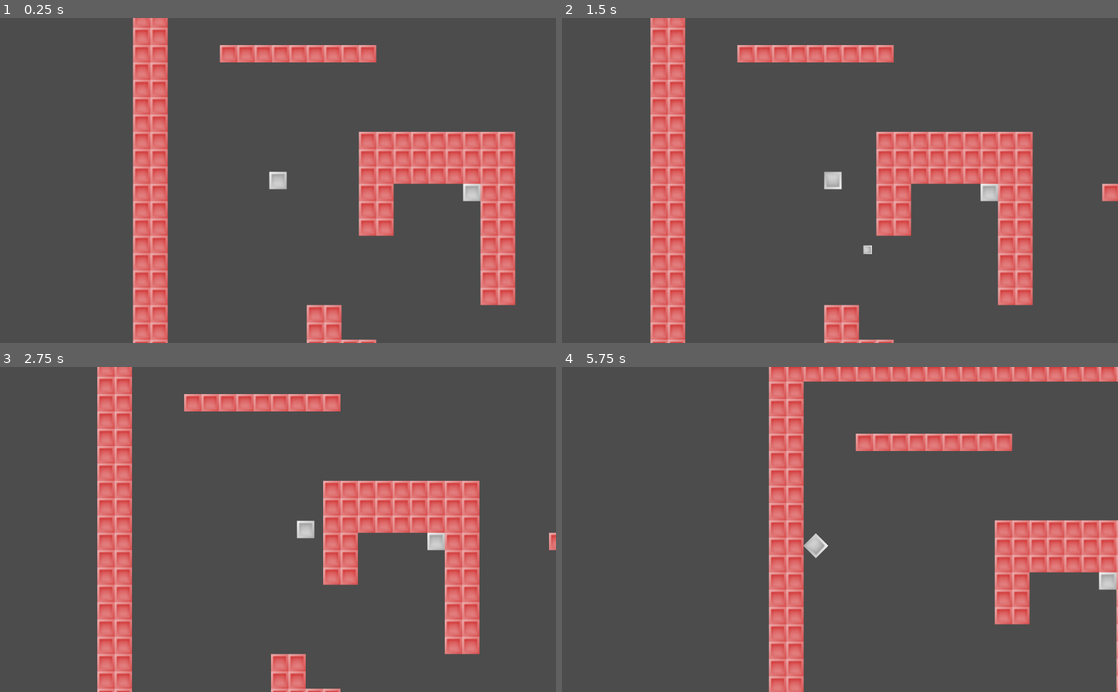
Above: before the commit, frames 1-4 (two rows, left to right).
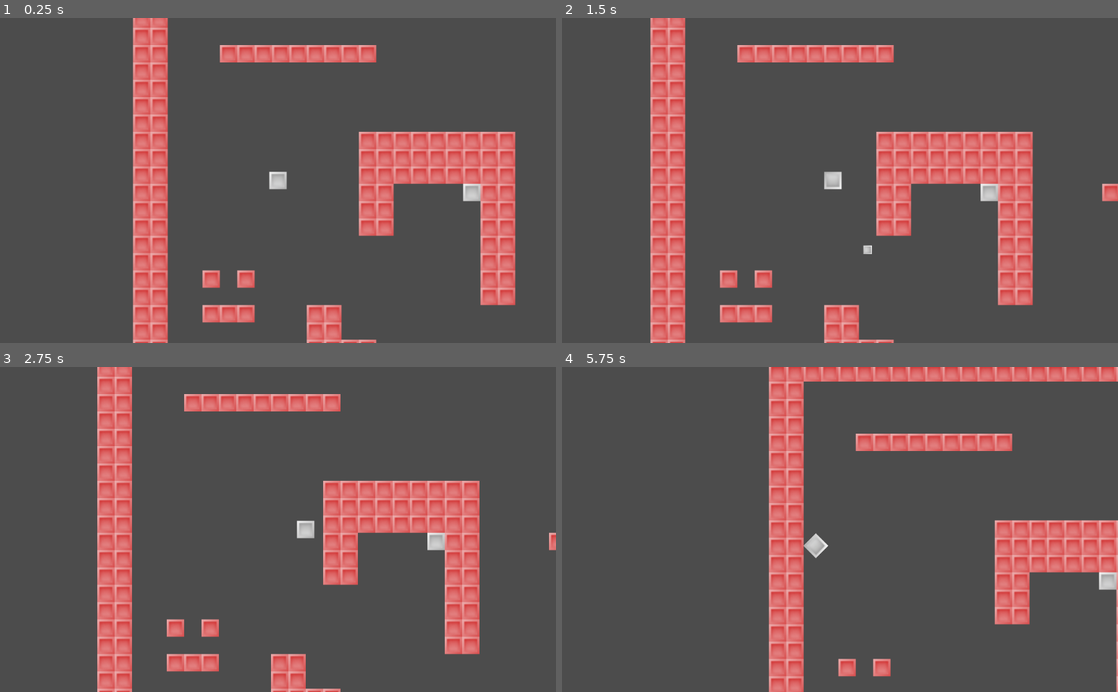
Above: after the commit, the same moments.

Repository: Blarfnip/icgdc_opendevelopment
Game: Godot game, scene res://colworld.tscn
The game is run twice, just before and just after one commit, with the same random seed, the same clock (stepped at 60 frames per second) and the same inputs.
Inputs:
- Up to frame 1 (0.25 s): no input
- Up to frame 2 (1.5 s): tap Enter at 0.5 s; hold D (move_right) 0.53-1.28 s; hold Down (aim_bottom) 0.53-1.28 s; tap Space (fire) at 1.25 s; hold A (move_left) from 1.28 s (still down); tap Left (aim_left) at 1.35 s
- Up to frame 3 (2.75 s): release A (move_left) at 2.03 s; hold D (move_right) from 2.03 s (still down); hold Right (aim_right) from 2.03 s (still down)
- Up to frame 4 (5.75 s): release D (move_right) at 2.78 s; release Right (aim_right) at 2.78 s; hold W (move_up) 2.78-3.53 s; tap Up (aim_up) at 2.85 s; hold Space (fire) 3.53-4.28 s; hold A (move_left) from 3.53 s (still down); tap E (interact) at 4.35 s; tap Enter at 5 s; hold S (move_bottom) from 5.03 s (still down)

The runs differ from the first frame. In frame 1, 0.9% of the frame differs, in the area x 36-46%, y 77-94%; in frame 2, 0.9%; in frame 3, 0.9%; in frame 4, 0.4%.

Commit message:
Added walls

Diff:
--- a/project/colworld.tscn
+++ b/project/colworld.tscn
@@ -46,7 +46,7 @@
 collision_mask = 1
 occluder_light_mask = 1
 format = 1
-tile_data = PoolIntArray( 0, 0, 0, 1, 0, 0, 2, 0, 0, 3, 0, 0 …(2402 unchanged characters)… , 0, 1179648, 0, 0, 1179649, 0, 0, 1179668, 0, 0, 1179669, 0, 0, 1179679, 0, 0, 1179680, 0, 0, 1245184, 0, 0, 1245185, 0, 0, 1245204, 0, 0, 1245205, 0, 0, 1245215, 0, 0, 1245216, 0, 0, 1310720, 0, 0, 1310721, 0, 0, 1310730, 0, 0, 1310731, 0, 0, 13 …(2548 unchanged characters)…
+tile_data = PoolIntArray( 0, 0, 0, 1, 0, 0, 2, 0, 0, 3, 0, 0 …(2402 unchanged characters)… , 0, 1179648, 0, 0, 1179649, 0, 0, 1179652, 0, 0, 1179654, 0, 0, 1179668, 0, 0, 1179669, 0, 0, 1179679, 0, 0, 1179680, 0, 0, 1245184, 0, 0, 1245185, 0, 0, 1245204, 0, 0, 1245205, 0, 0, 1245215, 0, 0, 1245216, 0, 0, 1310720, 0, 0, 1310721, 0, 0, 1310724, 0, 0, 1310725, 0, 0, 1310726, 0, 0, 1310730, 0, 0, 1310731, 0, 0, 13 …(2548 unchanged characters)…
 _sections_unfolded = [ "Collision" ]
 
 [node name="player" parent="." index="1" instance=ExtResource( 2 )]
